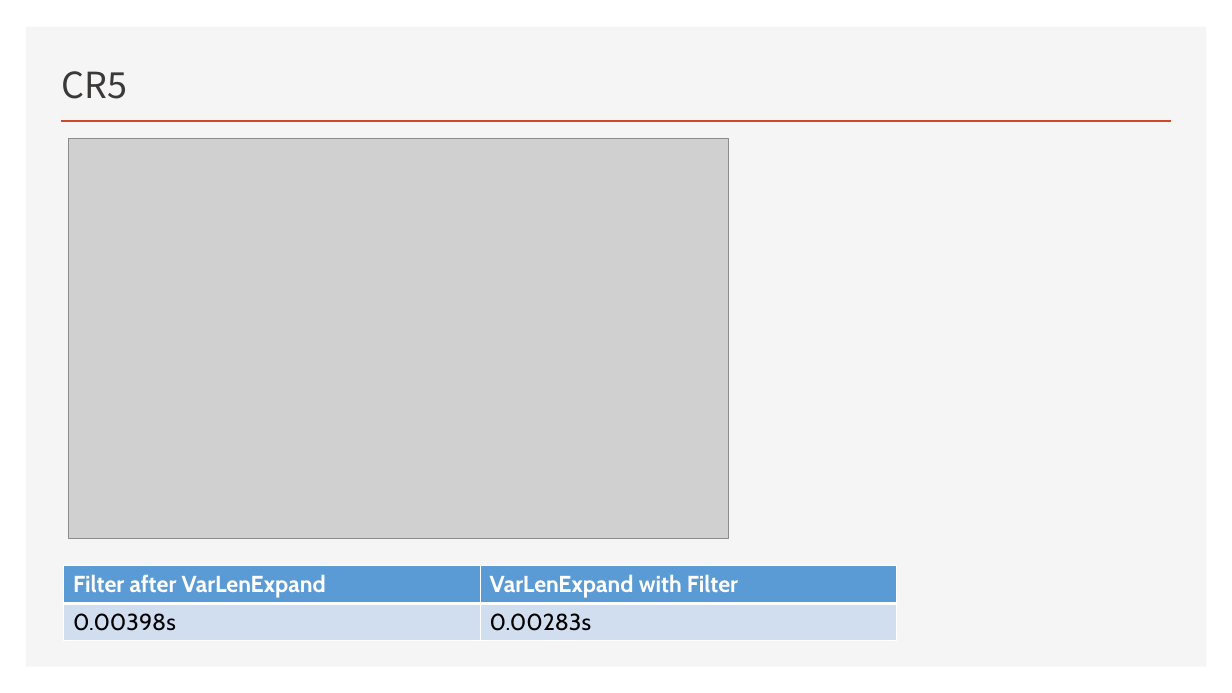
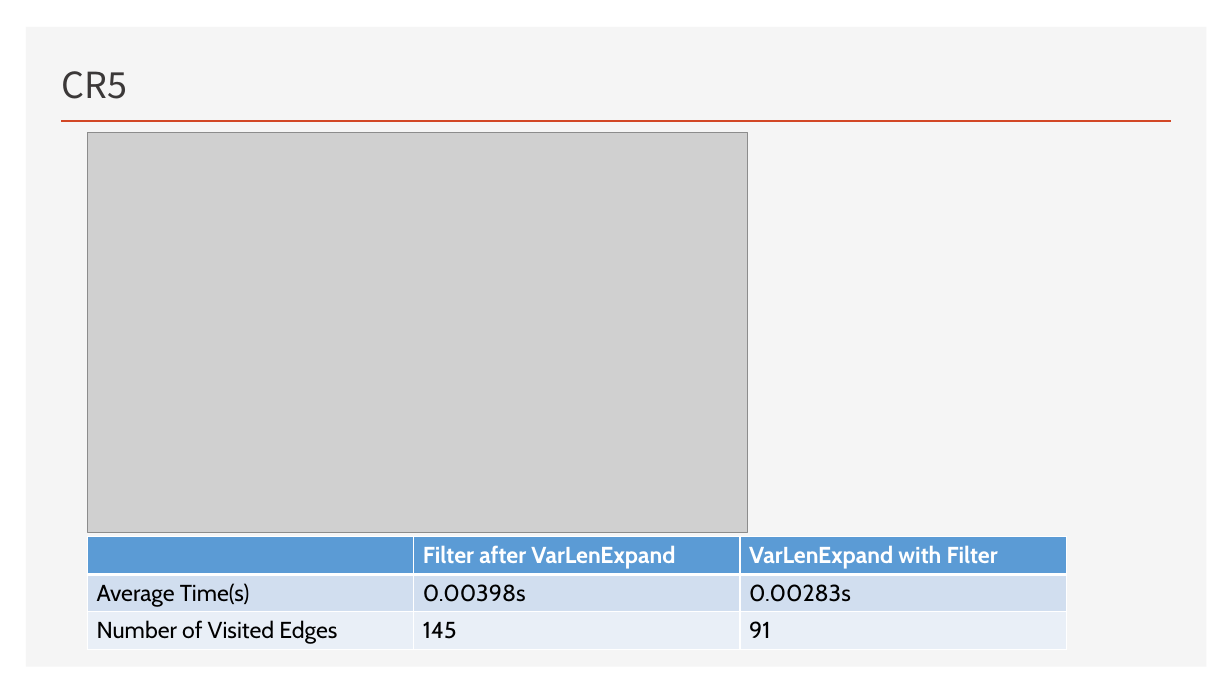
Before and after one commit to peace-dove/demo, a slide deck: slide 16 of transfer/4.3.pptx (slide 15 before the commit). Drawn at 1232x693 pixels with LibreOffice and Linux fonts; fonts in the diff are those of the drawing; grey boxes stand for pictures. Boxes give left, top, right and bottom in pixels: in the first picture for what was removed or moved away, otherwise in the second. Text is boxed around its words. In the diff, an @@ line names an element or a change of style, - is before the commit and + after.

```diff
--- a/transfer/4.3.pptx
+++ b/transfer/4.3.pptx
@@ picture: place and size @@
-picture at bbox=[68, 139, 729, 539]
+picture at bbox=[88, 132, 749, 532]
@@ table at bbox=[88, 537, 1067, 648] @@
-Filter after VarLenExpand | VarLenExpand with Filter
-0.00398s | 0.00283s
+ | Filter after VarLenExpand | VarLenExpand with Filter
+Average Time(s) | 0.00398s | 0.00283s
+Number of Visited Edges | 145 | 91
@@ table: place and size @@
-table at bbox=[64, 566, 897, 640]
+table at bbox=[88, 537, 1067, 648]
```
Also in this commit, not shown: 9 other slides changed, 2 slides added, 4 slides removed.
